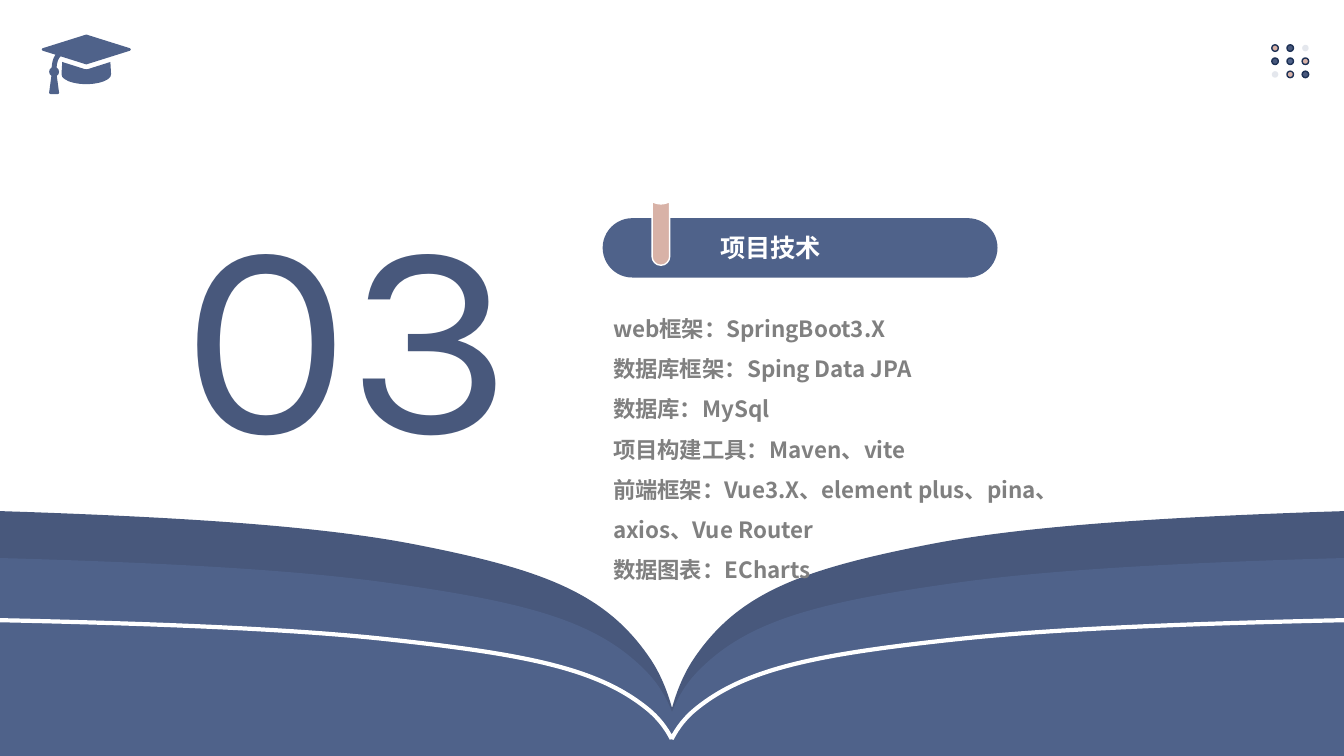
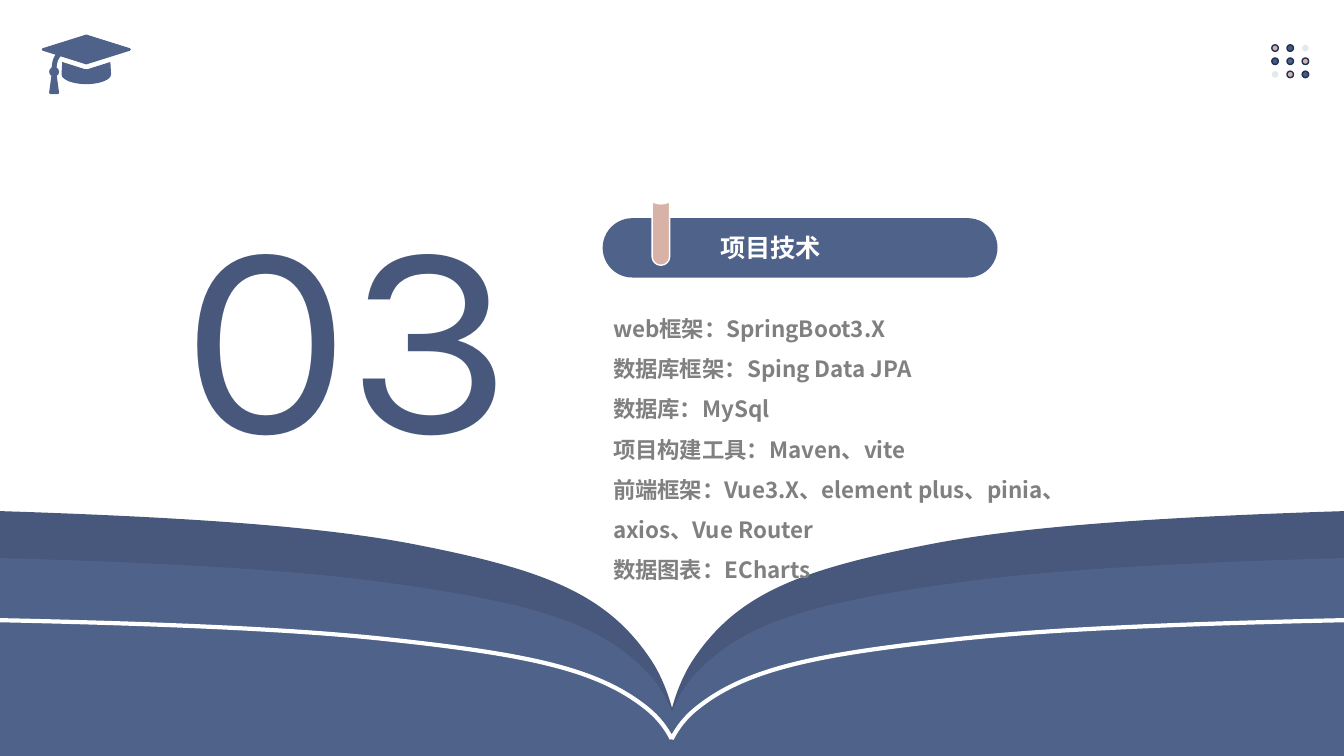
Before and after one commit to LBCrobots/University-Teaching-Management-and-Service-Platform, a slide deck: slide 7 of 文档/学生信息管理系统答辩.pptx. Drawn at 1344x756 pixels with LibreOffice and Linux fonts; fonts in the diff are those of the drawing. Boxes give left, top, right and bottom in pixels: in the first picture for what was removed or moved away, otherwise in the second. Text is boxed around its words. In the diff, an @@ line names an element or a change of style, - is before the commit and + after.

```diff
--- a/文档/学生信息管理系统答辩.pptx
+++ b/文档/学生信息管理系统答辩.pptx
@@ text at [613,479,1065,539]: text changed @@
-前端框架：Vue3.X、element plus、pina、axios、Vue Router
+前端框架：Vue3.X、element plus、pinia、axios、Vue Router
```
Also in this commit, not shown: 3 other slides changed, 1 other file.
